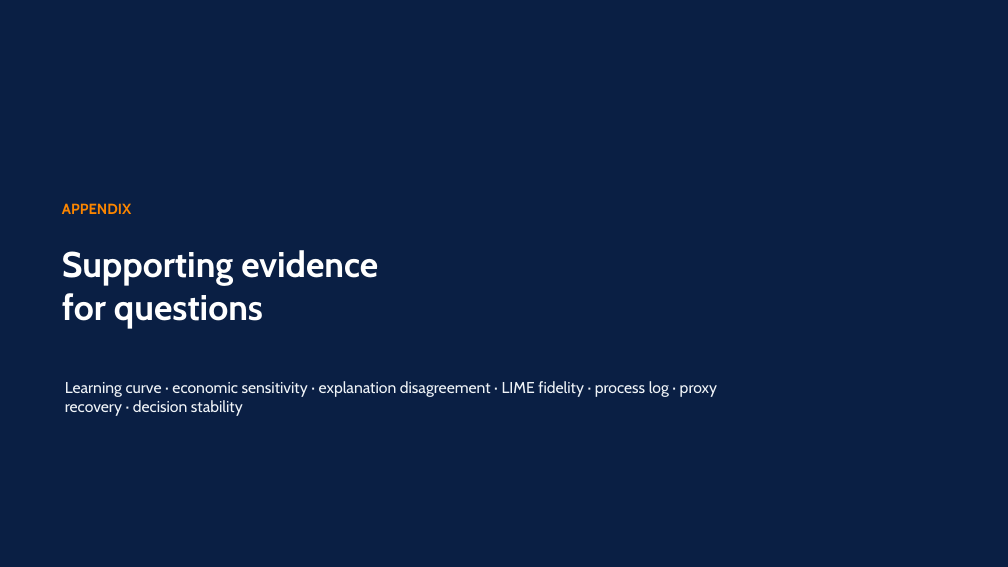
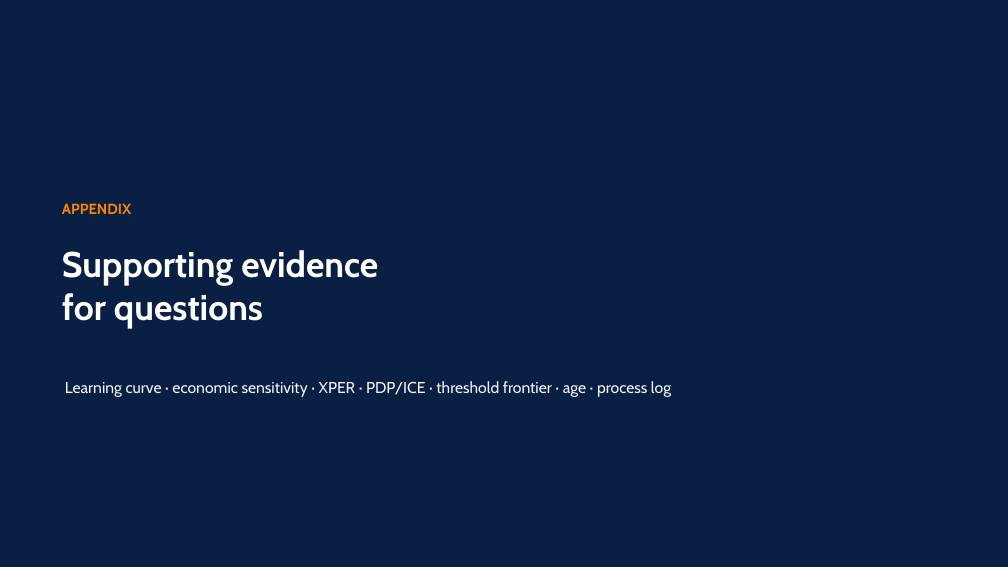
Before and after one commit to RyanBalech/recidivism-forecasting-analysis, a slide deck: slide 20 of reports/ISAF_Recidivism_Presentation.pptx (slide 16 before the commit). Drawn at 1008x567 pixels with LibreOffice and Linux fonts; fonts in the diff are those of the drawing. Boxes give left, top, right and bottom in pixels: in the first picture for what was removed or moved away, otherwise in the second. Text is boxed around its words. In the diff, an @@ line names an element or a change of style, - is before the commit and + after.

```diff
--- a/reports/ISAF_Recidivism_Presentation.pptx
+++ b/reports/ISAF_Recidivism_Presentation.pptx
@@ text at <box>65,381,671,397</box>: text changed @@
-Learning curve · economic sensitivity · explanation disagreement · LIME fidelity · process log · proxy recovery · decision stability
+Learning curve · economic sensitivity · XPER · PDP/ICE · threshold frontier · age · process log
```
Also in this commit, not shown: 8 other slides changed, 17 slides added, 13 slides removed, 10 other files.
